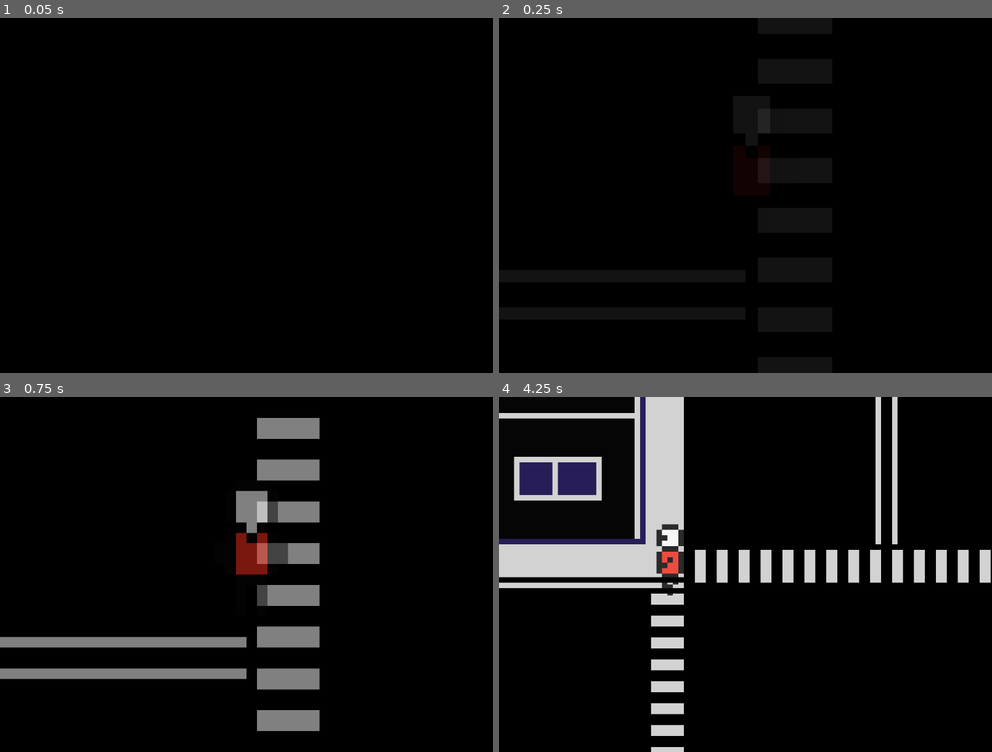
Above: before the commit, frames 1-4 (two rows, left to right).
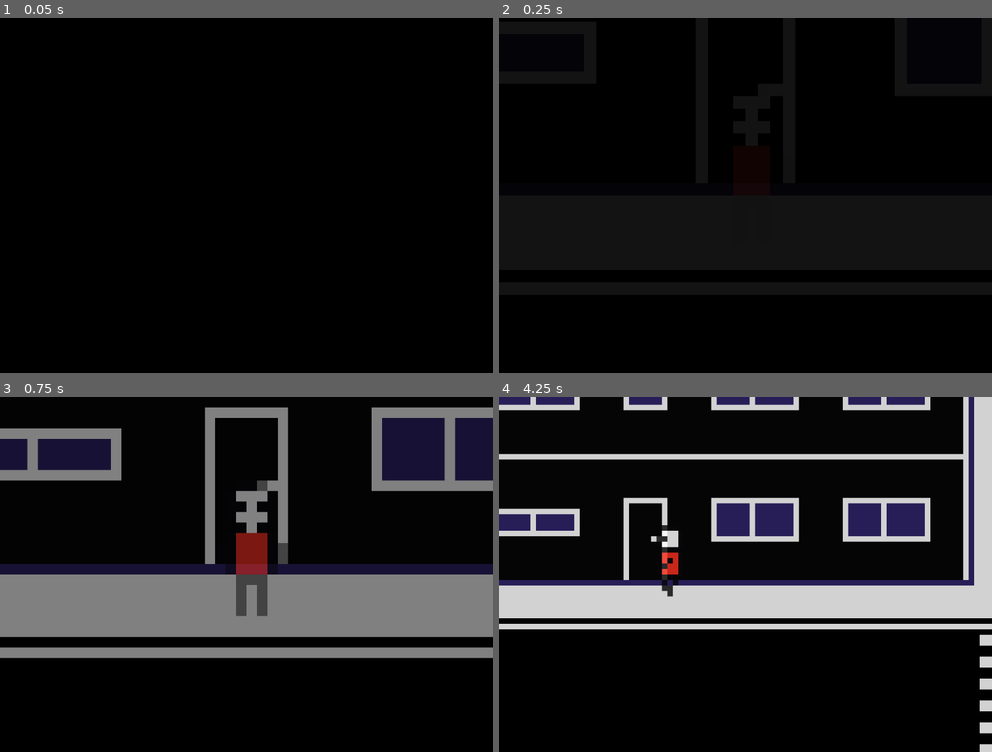
Above: after the commit, the same moments.

Repository: VivanPrasad/2050
Game: Godot game, scene res://Scenes/Game/World.tscn
The game is run twice, just before and just after one commit, with the same random seed, the same clock (stepped at 60 frames per second) and the same inputs. This scene is started directly instead of the project's main scene. Sound files missing from this copy of the repository are replaced by a short silence.
Inputs:
- Up to frame 1 (0.05 s): no input
- Up to frame 2 (0.25 s): no input
- Up to frame 3 (0.75 s): hold Right (ui_right) from 0.53 s (still down); hold Shift (sprint) from 0.53 s (still down)
- Up to frame 4 (4.25 s): release Right (ui_right) at 1.28 s; release Shift (sprint) at 1.28 s; hold Down (ui_down) 1.28-2.03 s; tap Shift (sprint) at 1.35, 2.85 s; hold Right (ui_right) 2.03-2.78 s; hold Shift (sprint) 2.03-2.78 s; hold Up (ui_up) 2.78-3.53 s; hold Left (ui_left) from 3.53 s (still down); hold Shift (sprint) from 3.53 s (still down)

Frame 1 is identical in both runs. In frame 2, less than 0.1% of the frame differs, in the area x 52-55%, y 25-29%; in frame 3, 41%, in the area x 0-100%, y 2-95%; in frame 4, 38%.

Commit message:
player animation update!

Diff:
--- a/Scenes/Game/Entities/Player.tscn
+++ b/Scenes/Game/Entities/Player.tscn
@@ -18,7 +18,7 @@
 "times": PackedFloat32Array(0),
 "transitions": PackedFloat32Array(1),
 "update": 1,
-"values": [8]
+"values": [0]
 }
 tracks/1/type = "value"
 tracks/1/imported = false
@@ -372,7 +372,6 @@
 offset = Vector2(0, -8)
 flip_h = true
 hframes = 12
-frame = 8
 
 [node name="CollisionShape2D" type="CollisionShape2D" parent="."]
 position = Vector2(0, -1)
@@ -388,8 +387,8 @@
 anim_player = NodePath("../AnimationPlayer")
 active = true
 parameters/playback = SubResource("AnimationNodeStateMachinePlayback_potk3")
-parameters/Idle/blend_position = Vector2(-0.219927, -0.240175)
-parameters/Walk/blend_position = Vector2(0.652491, 0.0655022)
+parameters/Idle/blend_position = Vector2(0, 0.907781)
+parameters/Walk/blend_position = Vector2(0, 0.976945)
 
 [node name="Camera2D" type="Camera2D" parent="."]
 offset = Vector2(0, -4)
--- a/Scenes/Game/World.tscn
+++ b/Scenes/Game/World.tscn
@@ -111,7 +111,6 @@
 14:22/size_in_atlas = Vector2i(15, 12)
 14:22/0 = 0
 14:22/0/texture_origin = Vector2i(0, 44)
-14:22/0/y_sort_origin = -48
 14:22/0/physics_layer_0/linear_velocity = Vector2(0, 0)
 14:22/0/physics_layer_0/angular_velocity = 0.0
 14:22/0/physics_layer_0/polygon_0/points = PackedVector2Array(-60, -44, 59.5, -44, 60, 4, -60, 4)
@@ -397,6 +396,7 @@
 
 [node name="Player" parent="." instance=ExtResource("1_nok10")]
 y_sort_enabled = true
+position = Vector2(-60, -36)
 
 [node name="AudioStreamPlayer" type="AudioStreamPlayer" parent="."]
 volume_db = -80.0
@@ -465,7 +465,7 @@
 [node name="Car" parent="CarPath1/PathFollow5" instance=ExtResource("5_3qced")]
 
 [node name="PathFollow6" type="PathFollow2D" parent="CarPath1"]
-position = Vector2(560.765, 23.8279)
+position = Vector2(560.774, 23.8279)
 rotation = -3.14053
 progress = 12044.2
 lookahead = 8.0
Not shown, changed: export_presets.cfg
